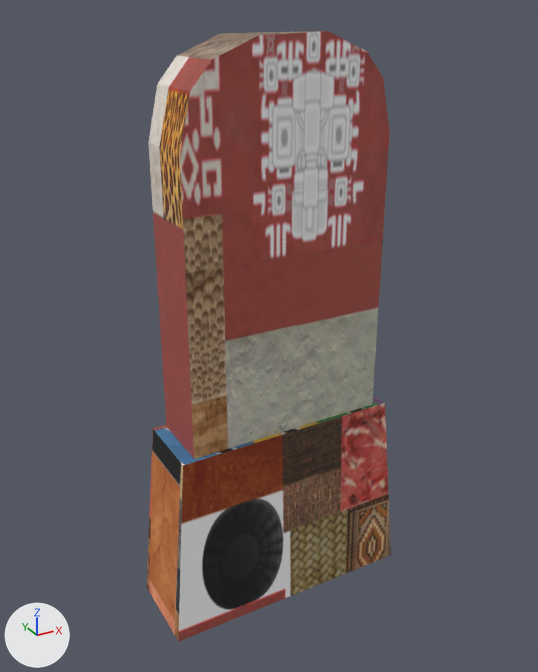
One commit to the COLLADA model art/meshes/props/structural/maya_stelae_1.dae: the scene before it, then after it.
Before and after are seen from a 50 mm lens placed at (-3.28, -5.83, 4.5), pointed at (-0.04, 0.06, 1.56). Every picture has the same lights, and +X, +Y and +Z are marked at lower left. Where no turn or scale is listed for an object, it has been applied to the vertices.

Objects in the first picture: 'STELAE'.
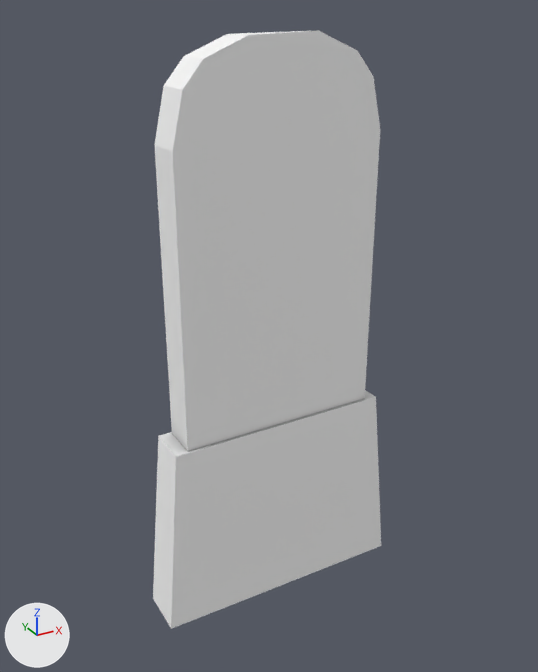
Where the newer file only moved an object's origin or applied its transform, the numbers keep the older frame.

Location of each change, (x1, y1, x2, y2) in pixels of the pictures (538 x 672 px):
'STELAE', surface changed, mesh rescaled (brown to white, 7% narrower)
    before: (147, 31, 391, 642)
    after: (153, 30, 381, 629)

Diff of the bpy script that builds the scene:
```diff
--- a/art/meshes/props/structural/maya_stelae_1.dae.py
+++ b/art/meshes/props/structural/maya_stelae_1.dae.py
@@ img_stelae_ao_png @@
+img_stelae_ao_png = load_image('stelae_AO.png', '../../../textures/skins/structural/ao/mayap/stelae_AO.png', 1024, 1024, 'sRGB')
@@ mat_textura_finais_maia @@
 mat_textura_finais_maia = principled_material('TEXTURA_FINAIS_MAIA')
-mat_textura_finais_maia.texture = img_maya_protoclassic_struct_png
+mat_textura_finais_maia.texture = img_stelae_ao_png
@@ me_cubo_001 @@
 me_cubo_001.from_pydata(...)  # 28 vertices, 44 faces; spans x -1.36..1.32, y -0.43..0.46, z -1.34..4.34
 # used by ob_stelae; location = (0.0, 0.0, 0.0)
+# me_cubo_001 part 1: the whole mesh is scaled about its middle by (1, 0.569, 1)
 me_cubo_001.materials.append(mat_textura_finais_maia)
```
